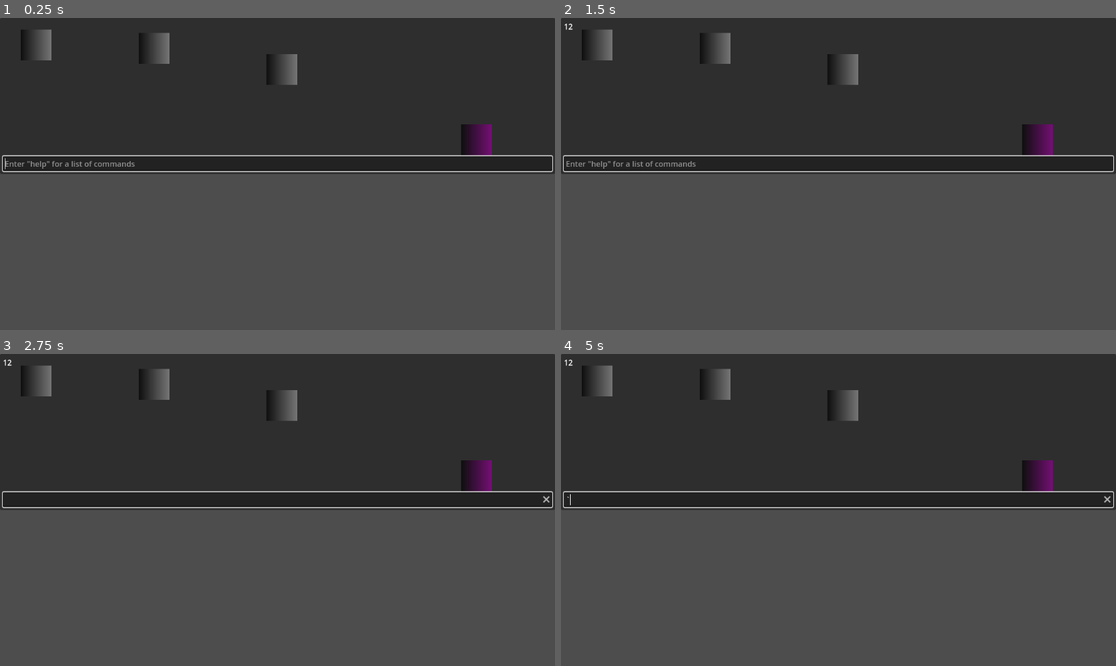
Above: before the commit, frames 1-4 (two rows, left to right).
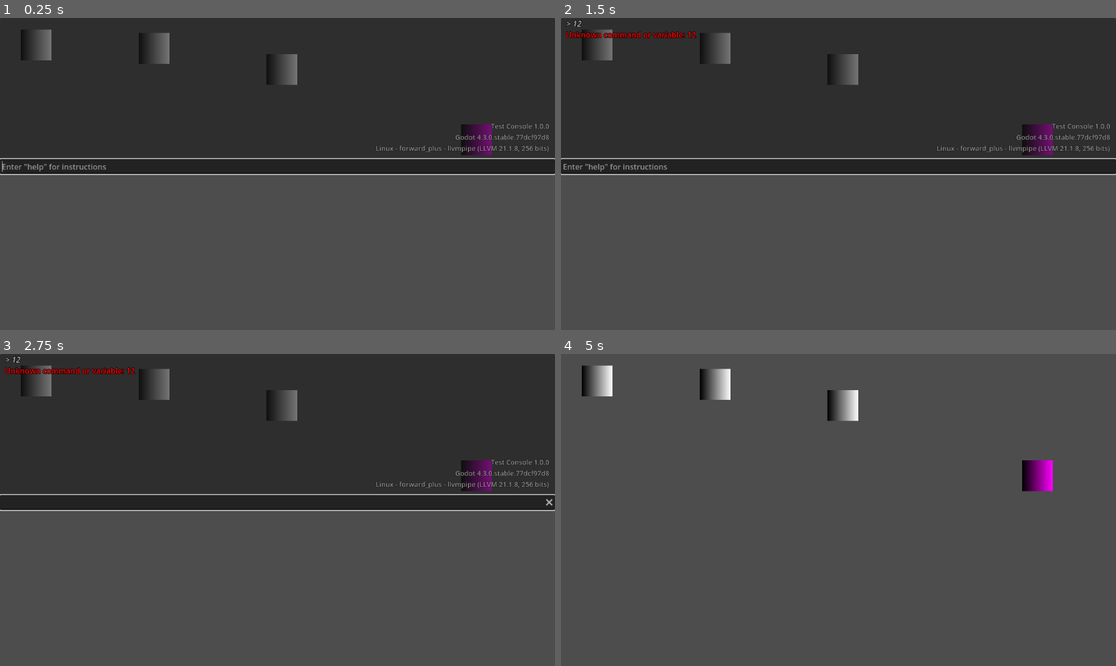
Above: after the commit, the same moments.

Repository: Calinou/godot-console-prototype
Game: Godot game, scene res://node_2d.tscn
Same seed, same stepped clock (60 frames per second), same inputs: the game is played once before the commit and once after it.
Inputs (mouse positions are in pixels of both pictures, inside the frame that each line leads up to):
- Up to frame 1 (0.25 s): no input
- Up to frame 2 (1.5 s): click (838, 164) at 0.52 s; type "12" at 0.6 s; tap Enter at 1.25 s
- Up to frame 3 (2.75 s): tap Space at 2 s
- Up to frame 4 (5 s): tap Enter at 2.75, 4.25 s; tap Space at 3.5 s; tap ` (toggle_console, bound only after the commit) at 4.9 s

The runs differ from the first frame. In frame 1, 2.7% of the frame differs, in the area x 0-100%, y 33-51%; in frame 2, 3.0%; in frame 3, 2.7%; in frame 4, 49%, in the area x 0-100%, y 0-50%.

Commit message:
Add version label, toggle console shortcut and built-in commands

Diff:
--- a/autoload/console.gd
+++ b/autoload/console.gd
@@ -3,24 +3,107 @@
 var commands := {}
 var variables := {}
 
+@export var version_label: Label
+
 func _ready() -> void:
-	$VSplitContainer/PanelContainer/MarginContainer/VBoxContainer/LineEdit.grab_focus()
+	version_label.text = "%s %s\nGodot %s\n%s - %s - %s" % [
+		ProjectSettings.get_setting_with_override("application/config/name"),
+		ProjectSettings.get_setting_with_override("application/config/version"),
+		"%s.%s.%s.%s.%s" % [Engine.get_version_info()["major"], Engine.get_version_info()["minor"], Engine.get_version_info()["patch"], Engine.get_version_info()["status"], Engine.get_version_info()["hash"].substr(0, 9)],
+		OS.get_name(),
+		ProjectSettings.get_setting_with_override("rendering/renderer/rendering_method"),
+		RenderingServer.get_video_adapter_name(),
+	]
+	visibility_changed.connect(_on_visibility_changed)
+	_on_visibility_changed()
+
+	add_command("help", [], "Displays usage instructions.",
+		func() -> void:
+			append_line("Enter [color=cyan]cmdlist[/color] to list commands, or [color=cyan]cvarlist[/color] to list variables.")
+			append_line("")
+			append_line("Example command syntax: [color=cyan]command_name first_argument second_argument ...[/color]")
+			append_line("Example variable syntax: [color=yellow]variable_name value[/color]")
+			append_line("Enter [color=yellow]variable_name[/color] alone to see the variable's value.")
+	)
+
+	add_command("quit", ["exit_code"], "Exits the project without confirmation.",
+		func(exit_code: int = 0) -> void:
+			get_tree().quit(exit_code)
+	)
+
+	add_command("echo", ["text"], "Prints the specified text to console with a blank line at the end.",
+		func(text: String = "") -> void:
+			append_line(text)
+	)
+
+	add_command("cmdlist", ["glob"], "Lists all console commands. If a glob is specified (example: \"*list*\"), filters the results accordingly.",
+		func(glob: String = "") -> void:
+			var matches := 0
+			for command in commands:
+				if glob.is_empty() or command.match(glob):
+					matches += 1
+					var arguments_string := ""
+					for argument in commands[command].arguments:
+						arguments_string += " <" + argument + ">"
+					append_line("[color=cyan]%s[/color][color=gray]%s[/color]: %s" % [command, arguments_string, commands[command].description])
+			if glob.is_empty():
+				append_line("%d commands." % matches)
+			else:
+				append_line("%d commands matching the glob \"%s\"." % [matches, glob])
+	)
+
+	add_command("cvarlist", ["glob"], "Lists all console variables. If a glob is specified (example: \"*list*\"), filters the results accordingly.",
+		func(glob: String = "") -> void:
+			var matches := 0
+			for variable in variables:
+				if glob.is_empty() or variable.match(glob):
+					matches += 1
+					append_line("[color=yellow]%s[/color][color=gray] = %s[/color]: %s" % [variable, variables[variable].value, variables[variable].description])
+			if glob.is_empty():
+				append_line("%d variables." % matches)
+			else:
+				append_line("%d variables matching the glob \"%s\"." % [matches, glob])
+	)
 
 
-func append_line(text) -> void:
+func _on_visibility_changed() -> void:
+	if visible:
+		$VSplitContainer/PanelContainer/MarginContainer/VBoxContainer/LineEdit.grab_focus()
+
+
+func _input(event: InputEvent) -> void:
+	if event.is_action_pressed(&"toggle_console"):
+		visible = not visible
+		# Prevent writing the toggle console character in the LineEdit, as we focus it automatically.
+		get_viewport().set_input_as_handled()
+
+
+func append_line(text: String = "") -> void:
+	print_rich(text)
 	$VSplitContainer/PanelContainer/MarginContainer/VBoxContainer/RichTextLabel.append_text(text + "\n")
 
-func register_command(p_name: String, p_args: Array[String], p_description: String, p_command: Callable):
+
+func add_command(p_name: String, p_arguments: Array[String], p_description: String, p_command: Callable) -> void:
+	if variables.get(p_name) != null:
+		push_error("Can't register console command \"%s\" as there is already a console variable with the same name." % p_name)
+		return
+
+	# TODO: Support marking optional arguments as such, so they can be distinguished in the help.
 	commands[p_name] = {
-		args = p_args,
+		arguments = p_arguments,
 		description = p_description,
 		command = p_command,
 	}
 
 
-func register_variable(p_name: String, p_type: String, p_value_hint: String, p_default: Variant, p_min: float, p_max: float, p_description: String, p_setter: Callable):
+func add_variable(p_name: String, p_type: String, p_value_hint: String, p_default: Variant, p_min: float, p_max: float, p_description: String, p_setter: Callable):
+	if commands.get(p_name) != null:
+		push_error("Can't register console variable \"%s\" as there is already a console command with the same name." % p_name)
+		return
+
 	variables[p_name] = {
 		type = p_type,
+		value = p_default,
 		value_hint = p_value_hint,
 		default = p_default,
 		min = p_min,
@@ -30,11 +113,27 @@
 	}
 
 
+func remove_command(p_name: String) -> void:
+	commands[p_name] = null
+
+
+func remove_variable(p_name: String) -> void:
+	variables[p_name] = null
+
+
 func _on_line_edit_text_submitted(new_text: String) -> void:
-	if not new_text.is_empty():
-		var text_split := new_text.split(" ")
+	$VSplitContainer/PanelContainer/MarginContainer/VBoxContainer/LineEdit.clear()
+
+	if not new_text.strip_edges().is_empty():
+		var new_text_stripped := new_text.strip_edges()
+		append_line("[i][color=gray]> " + new_text_stripped + "[/color][/i]")
+
+		var text_split := new_text_stripped.split(" ")
 		if commands.get(text_split[0]) != null:
-			commands[text_split[0]].command.call(1234) # TODO: Read arguments from command line
+			# TODO: Handle strings with quotes. Remove quotes from the string arguments themselves,
+			# whether they're double quotes or single quotes.
+			var arguments: Array = text_split.slice(1)
+			commands[text_split[0]].command.callv(arguments)
 		elif variables.get(text_split[0]) != null:
 			var variable: Dictionary = variables[text_split[0]]
 			var value := float(text_split[-1])
@@ -42,7 +141,10 @@
 				append_line("Value is too low; clamped.")
 			if value > variable.max:
 				append_line("Value is too high; clamped.")
-			variables[text_split[0]].setter.call(clamp(value, variable.min, variable.max))
+			var return_value: Variant = variables[text_split[0]].setter.call(clamp(value, variable.min, variable.max))
+			variables[text_split[0]].value = return_value
+		else:
+			append_line("[color=red]Unknown command or variable: %s[/color]" % text_split[0])
 
-		append_line(new_text)
-		$VSplitContainer/PanelContainer/MarginContainer/VBoxContainer/LineEdit.clear()
+		# Add a blank line to make future lines easier to distinguish from the command run.
+		append_line("")
--- a/autoload/console.tscn
+++ b/autoload/console.tscn
@@ -1,10 +1,23 @@
-[gd_scene load_steps=2 format=3 uid="uid://bivx0pbcl71i"]
+[gd_scene load_steps=5 format=3 uid="uid://bivx0pbcl71i"]
 
 [ext_resource type="Script" path="res://autoload/console.gd" id="1_8oyuj"]
 
-[node name="Console" type="CanvasLayer"]
+[sub_resource type="StyleBoxEmpty" id="StyleBoxEmpty_gg608"]
+
+[sub_resource type="StyleBoxEmpty" id="StyleBoxEmpty_tnl5a"]
+content_margin_left = 10.0
+content_margin_top = 0.0
+content_margin_right = 10.0
+content_margin_bottom = 10.0
+
+[sub_resource type="StyleBoxEmpty" id="StyleBoxEmpty_eug2d"]
+content_margin_right = 12.0
+content_margin_bottom = 8.0
+
+[node name="Console" type="CanvasLayer" node_paths=PackedStringArray("version_label")]
 layer = 128
 script = ExtResource("1_8oyuj")
+version_label = NodePath("VSplitContainer/PanelContainer/MarginContainer/VBoxContainer/RichTextLabel/Label")
 
 [node name="VSplitContainer" type="VSplitContainer" parent="."]
 anchors_preset = 15
@@ -21,10 +34,6 @@
 
 [node name="MarginContainer" type="MarginContainer" parent="VSplitContainer/PanelContainer"]
 layout_mode = 2
-theme_override_constants/margin_left = 6
-theme_override_constants/margin_top = 6
-theme_override_constants/margin_right = 6
-theme_override_constants/margin_bottom = 6
 
 [node name="VBoxContainer" type="VBoxContainer" parent="VSplitContainer/PanelContainer/MarginContainer"]
 layout_mode = 2
@@ -33,13 +42,41 @@
 layout_mode = 2
 size_flags_vertical = 3
 focus_mode = 2
+theme_override_colors/font_outline_color = Color(0, 0, 0, 1)
+theme_override_constants/outline_size = 4
+theme_override_styles/focus = SubResource("StyleBoxEmpty_gg608")
+theme_override_styles/normal = SubResource("StyleBoxEmpty_tnl5a")
+bbcode_enabled = true
 scroll_following = true
 context_menu_enabled = true
 selection_enabled = true
 
+[node name="Label" type="Label" parent="VSplitContainer/PanelContainer/MarginContainer/VBoxContainer/RichTextLabel"]
+layout_mode = 1
+anchors_preset = 3
+anchor_left = 1.0
+anchor_top = 1.0
+anchor_right = 1.0
+anchor_bottom = 1.0
+offset_left = -94.0
+offset_top = -28.0
+grow_horizontal = 0
+grow_vertical = 0
+size_flags_horizontal = 8
+size_flags_vertical = 8
+theme_override_colors/font_color = Color(1, 1, 1, 0.501961)
+theme_override_colors/font_outline_color = Color(0, 0, 0, 0.501961)
+theme_override_constants/outline_size = 3
+theme_override_font_sizes/font_size = 14
+theme_override_styles/normal = SubResource("StyleBoxEmpty_eug2d")
+text = "Project Name 1.0.0
+Godot 4.1.1
+Windows - Forward+ - NVIDIA GeForce RTX 1234"
+horizontal_alignment = 2
+
 [node name="LineEdit" type="LineEdit" parent="VSplitContainer/PanelContainer/MarginContainer/VBoxContainer"]
 layout_mode = 2
-placeholder_text = "Enter \"help\" for a list of commands"
+placeholder_text = "Enter \"help\" for instructions"
 clear_button_enabled = true
 caret_blink = true
 caret_blink_interval = 0.5
--- a/node_2d.gd
+++ b/node_2d.gd
@@ -2,12 +2,13 @@
 
 
 func _ready() -> void:
-	Console.register_command("do_stuff", ["required_arg", "optional_arg"], "Do some stuff.",
-			func(required_arg, optional_arg = 2):
-				print("I do stuff with %d and %d." % [required_arg, optional_arg])
+	Console.add_command("do_stuff", ["required_arg", "optional_arg"], "Do some stuff.",
+			func(required_arg: String, optional_arg: String = "2.0") -> void:
+				Console.append_line("I do stuff with %d and %d." % [float(required_arg), float(optional_arg)])
 	)
 
-	Console.register_variable("sprite_y", "float", "height", 120, 0, 500, "The sprite's height in the game world.",
-			func(value: float):
+	Console.add_variable("sprite_y", "float", "height", 120, 0, 500, "The sprite's height in the game world.",
+			func(value: float) -> Variant:
 				$CanvasLayer/Sprite2D.position.y = value
+				return value
 	)
--- a/project.godot
+++ b/project.godot
@@ -10,9 +10,20 @@
 
 [application]
 
+config/name="Test Console"
+config/version="1.0.0"
 run/main_scene="res://node_2d.tscn"
 config/features=PackedStringArray("4.2")
 
 [autoload]
 
 Console="*res://autoload/console.tscn"
+
+[input]
+
+toggle_console={
+"deadzone": 0.5,
+"events": [Object(InputEventKey,"resource_local_to_scene":false,"resource_name":"","device":-1,"window_id":0,"alt_pressed":false,"shift_pressed":false,"ctrl_pressed":false,"meta_pressed":false,"pressed":false,"keycode":0,"physical_keycode":96,"key_label":0,"unicode":178,"echo":false,"script":null)
+, Object(InputEventKey,"resource_local_to_scene":false,"resource_name":"","device":-1,"window_id":0,"alt_pressed":false,"shift_pressed":true,"ctrl_pressed":false,"meta_pressed":false,"pressed":false,"keycode":0,"physical_keycode":4194305,"key_label":0,"unicode":0,"echo":false,"script":null)
+]
+}
